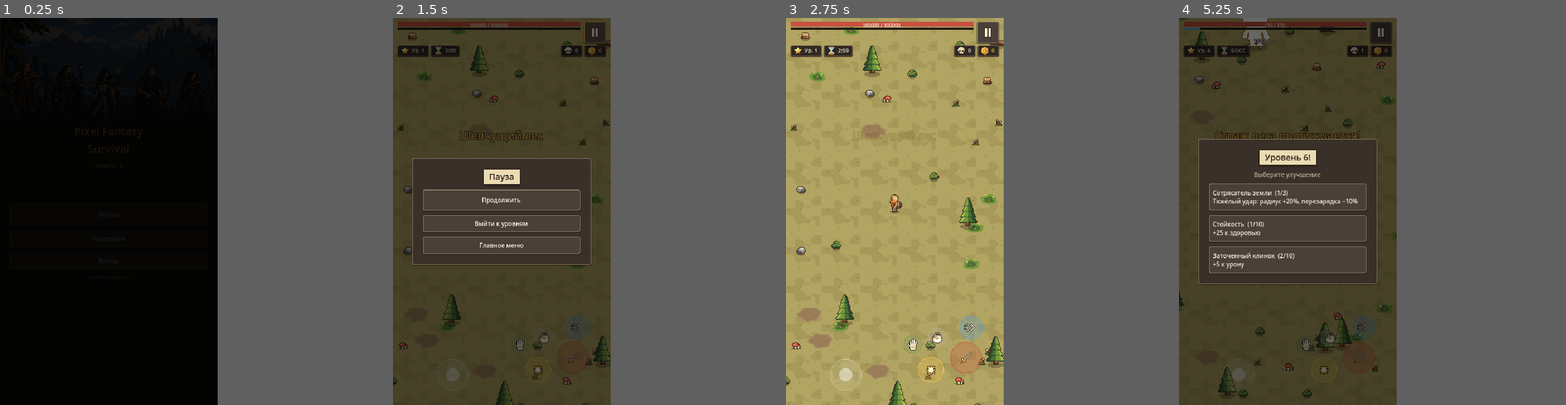
Above: before the commit, frames 1-4 (left to right).
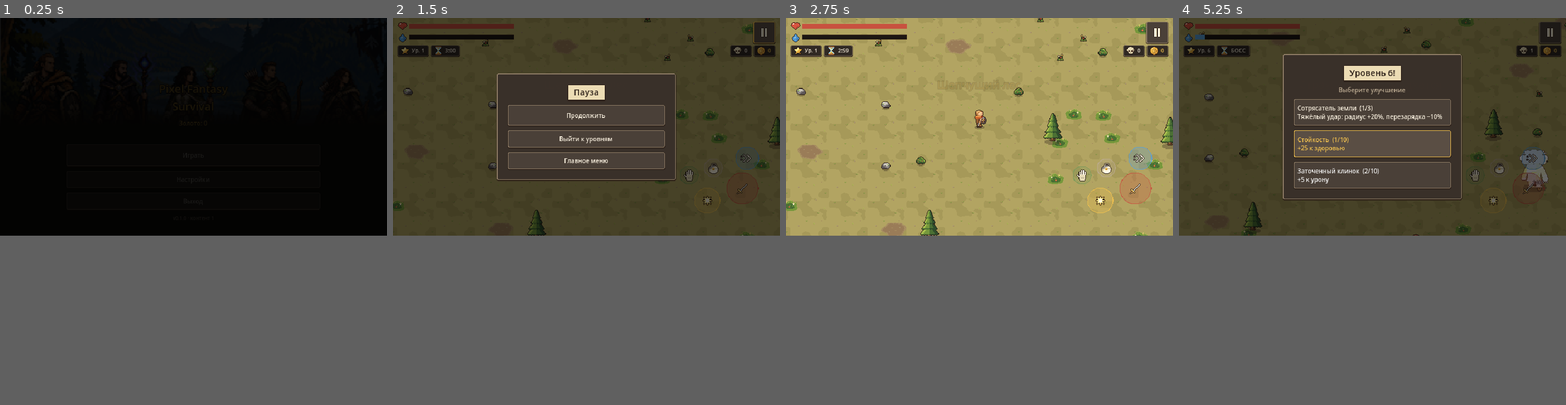
Above: after the commit, the same moments.

Repository: pavellv-github/CSP-game
Game: Godot game, scene res://tests/test_runner.tscn
Same seed, same stepped clock (60 frames per second), same inputs: the game is played once before the commit and once after it. This scene is started directly instead of the project's main scene.
Inputs (mouse positions are in pixels of both pictures, inside the frame that each line leads up to; where the layout moved, square brackets give the same spot in the first picture):
- Up to frame 1 (0.25 s): no input
- Up to frame 2 (1.5 s): click "Играть" at 0.5 s; click (601, 45) [594, 33] at 1.25 s
- Up to frame 3 (2.75 s): click "Продолжить" at 2 s
- Up to frame 4 (5.25 s): move the mouse to (1333, 192) at 2.77 s; hold D (move_right) 2.78-3.5 s; tap J (attack) at 2.85 s; click (1333, 192) at 2.92 s; tap Space at 3.02 s; drag from (1244, 230) to (1275, 288) at 3.52 s; move the mouse to (1310, 126) at 4.27 s; hold D (move_right) 4.28-5 s; tap E (interact) at 4.35 s; click (1310, 126) at 4.42 s; drag from (1275, 288) to (1221, 153) at 5.02 s
In our replay, the window is 405x720 before the commit and 720x405 after it. These sizes can differ from the game's own. Grey fills any space a smaller window leaves; there, only what the larger window draws over its background counts as a difference.

The runs differ from the first frame. In frame 2, 8.2% of the frame differs, in the area x 0-100%, y 0-100%; in frame 3, 9.6%; in frame 4, 13%, in the area x 0-100%, y 0-98%.

Commit message:
Landscape 640x360, floating stick, compact HUD bars with heart/mana icons
- Landscape orientation (sensor), viewport 640x360, menus capped to 420 px
- Joystick is invisible until touched in the bottom-left area
- Health/xp bars take 1/3 of the width, no numbers, new heart and mana icons
- Enemy spawn distance 440-500 for wider screens; health bar initial value fix
- New landscape screenshots; docs, decision record and tech debt TD-056..059
- Project rule: mechanics in Miro, visuals in Figma by groups, docs kept current

Co-Authored-By: Claude Sonnet 5.5 <noreply@anthropic.com>

Diff:
--- a/game/data/config/game_config.json
+++ b/game/data/config/game_config.json
@@ -20,8 +20,8 @@
 	},
 	"limits": {
 		"max_alive_enemies": 120,
-		"spawn_distance_min": 360,
-		"spawn_distance_max": 420
+		"spawn_distance_min": 440,
+		"spawn_distance_max": 500
 	},
 	"run": {
 		"upgrade_choices": 3,
--- a/game/project.godot
+++ b/game/project.godot
@@ -35,14 +35,14 @@
 
 [display]
 
-window/size/viewport_width=360
-window/size/viewport_height=640
-window/size/window_width_override=405
-window/size/window_height_override=720
+window/size/viewport_width=640
+window/size/viewport_height=360
+window/size/window_width_override=720
+window/size/window_height_override=405
 window/stretch/mode="viewport"
 window/stretch/aspect="expand"
 window/stretch/scale_mode="integer"
-window/handheld/orientation=1
+window/handheld/orientation=4
 
 [input_devices]
 
--- a/game/scripts/gameplay/levels/level_runner.gd
+++ b/game/scripts/gameplay/levels/level_runner.gd
@@ -22,8 +22,8 @@
 var _hp_multiplier := 1.0
 var _damage_multiplier := 1.0
 var _max_alive := 120
-var _spawn_min := 360.0
-var _spawn_max := 420.0
+var _spawn_min := 440.0
+var _spawn_max := 500.0
 var _rng := RandomNumberGenerator.new()
 
 
@@ -38,8 +38,8 @@
 	_hp_multiplier = config.get_float("balance.enemy_hp_multiplier", 1.0) * (1.0 + difficulty_steps * config.get_float("balance.difficulty_hp_step", 0.25))
 	_damage_multiplier = config.get_float("balance.enemy_damage_multiplier", 1.0) * (1.0 + difficulty_steps * config.get_float("balance.difficulty_damage_step", 0.15))
 	_max_alive = config.get_int("limits.max_alive_enemies", 120)
-	_spawn_min = config.get_float("limits.spawn_distance_min", 360.0)
-	_spawn_max = config.get_float("limits.spawn_distance_max", 420.0)
+	_spawn_min = config.get_float("limits.spawn_distance_min", 440.0)
+	_spawn_max = config.get_float("limits.spawn_distance_max", 500.0)
 	_group_timers.clear()
 	for group in level.enemy_groups:
 		_group_timers.append(0.0)
--- a/game/scripts/input/virtual_joystick.gd
+++ b/game/scripts/input/virtual_joystick.gd
@@ -1,6 +1,6 @@
 class_name VirtualJoystick
 extends Control
-## Floating joystick: appears where the finger touches inside this control's rect.
+## Floating joystick: hidden until the finger touches inside this control's rect.
 ## Uses raw touch events so it works together with other touch buttons (multitouch).
 
 @export var radius: float = 26.0
@@ -9,13 +9,10 @@
 var _touch_index: int = -1
 var _origin: Vector2 = Vector2.ZERO
 var _knob: Vector2 = Vector2.ZERO
-var _rest_position: Vector2 = Vector2.ZERO
 
 
 func _ready() -> void:
 	mouse_filter = Control.MOUSE_FILTER_IGNORE
-	_rest_position = Vector2(size.x * 0.5, size.y - radius - 24.0)
-	resized.connect(func() -> void: _rest_position = Vector2(size.x * 0.5, size.y - radius - 24.0))
 
 
 func get_vector() -> Vector2:
@@ -53,8 +50,10 @@
 
 
 func _draw() -> void:
-	var center := _origin if _touch_index != -1 else _rest_position
-	var alpha := 0.55 if _touch_index != -1 else 0.25
+	if _touch_index == -1:
+		return # invisible until touched
+	var center := _origin
+	var alpha := 0.55
 	draw_circle(center, radius, Color(1, 1, 1, alpha * 0.35))
 	draw_arc(center, radius, 0.0, TAU, 32, Color(1, 1, 1, alpha), 1.0)
 	draw_circle(center + _knob, radius * 0.42, Color(1, 1, 1, alpha + 0.2))
--- a/game/scripts/ui/game/hud.gd
+++ b/game/scripts/ui/game/hud.gd
@@ -10,7 +10,6 @@
 var router: InputRouter
 
 var _health_bar: ProgressBar
-var _health_label: Label
 var _xp_bar: ProgressBar
 var _level_label: Label
 var _timer_label: Label
@@ -30,6 +29,8 @@
 	router = input_router
 	_player = player
 	router.joystick = $Controls/Joystick as VirtualJoystick
+	# The player announced its health before the HUD existed.
+	_on_health_changed(player.health.current, player.health.max_health)
 
 
 func _ready() -> void:
@@ -76,18 +77,21 @@
 	margin.add_child(column)
 
 	var row := UiKit.hbox(6)
+	# Bars take 1/3 of the screen width: stretch ratio 1 against an empty filler of ratio 2.
 	var bars := UiKit.vbox(2)
 	bars.size_flags_horizontal = Control.SIZE_EXPAND_FILL
+	bars.size_flags_stretch_ratio = 1.0
 	_health_bar = UiKit.bar(UiKit.HEALTH, 8)
 	_health_bar.step = 0.0
-	_health_label = UiKit.label("", 8, UiKit.TEXT, HORIZONTAL_ALIGNMENT_CENTER, false)
-	_health_label.set_anchors_and_offsets_preset(Control.PRESET_FULL_RECT)
-	_health_label.vertical_alignment = VERTICAL_ALIGNMENT_CENTER
-	_health_bar.add_child(_health_label)
-	bars.add_child(_health_bar)
-	_xp_bar = UiKit.bar(UiKit.XP, 4)
-	bars.add_child(_xp_bar)
+	bars.add_child(_icon_bar("heart", _health_bar))
+	_xp_bar = UiKit.bar(UiKit.XP, 8)
+	bars.add_child(_icon_bar("mana", _xp_bar))
 	row.add_child(bars)
+	var filler := Control.new()
+	filler.size_flags_horizontal = Control.SIZE_EXPAND_FILL
+	filler.size_flags_stretch_ratio = 2.0
+	filler.mouse_filter = Control.MOUSE_FILTER_IGNORE
+	row.add_child(filler)
 	var pause := UiKit.button("II", func() -> void: router.press(InputSetup.PAUSE), 24)
 	pause.custom_minimum_size.x = 28
 	var pause_icon := _hud_icon("pause")
@@ -136,6 +140,16 @@
 	add_child(_banner)
 
 
+func _icon_bar(icon_name: String, bar: ProgressBar) -> HBoxContainer:
+	var row := UiKit.hbox(3)
+	row.mouse_filter = Control.MOUSE_FILTER_IGNORE
+	row.add_child(UiKit.icon(HUD_ICON_DIR + icon_name + ".png", 16))
+	bar.size_flags_horizontal = Control.SIZE_EXPAND_FILL
+	bar.size_flags_vertical = Control.SIZE_SHRINK_CENTER
+	row.add_child(bar)
+	return row
+
+
 func _build_controls() -> void:
 	var controls := Control.new()
 	controls.name = "Controls"
@@ -148,8 +162,8 @@
 	var joystick := VirtualJoystick.new()
 	joystick.name = "Joystick"
 	joystick.anchor_left = 0.0
-	joystick.anchor_right = 0.55
-	joystick.anchor_top = 0.55
+	joystick.anchor_right = 0.5
+	joystick.anchor_top = 0.3
 	joystick.anchor_bottom = 1.0
 	controls.add_child(joystick)
 
@@ -193,7 +207,6 @@
 		_health_tween.kill()
 	_health_tween = create_tween()
 	_health_tween.tween_property(_health_bar, "value", float(current), 0.2).set_ease(Tween.EASE_OUT)
-	_health_label.text = "%d / %d" % [current, maximum]
 
 
 func _on_xp_changed(level: int, xp_into_level: int, xp_for_next: int) -> void:
--- a/game/scripts/ui/main_menu.gd
+++ b/game/scripts/ui/main_menu.gd
@@ -45,12 +45,12 @@
 
 func _build() -> void:
 	var spacer := Control.new()
-	spacer.custom_minimum_size = Vector2(0, 150)
+	spacer.custom_minimum_size = Vector2(0, 80)
 	content.add_child(spacer)
 	content.add_child(UiKit.title(Loc.t("GAME_TITLE")))
 	content.add_child(UiKit.label(Loc.t("COMMON_GOLD") % Profile.get_gold(), 10, UiKit.ACCENT, HORIZONTAL_ALIGNMENT_CENTER))
 	var spacer2 := Control.new()
-	spacer2.custom_minimum_size = Vector2(0, 40)
+	spacer2.custom_minimum_size = Vector2(0, 12)
 	content.add_child(spacer2)
 	content.add_child(UiKit.button(Loc.t("MENU_PLAY"), func() -> void: GameStateManager.change_state(State.CHARACTER_SELECTION), 36))
 	content.add_child(UiKit.button(Loc.t("MENU_SETTINGS"), func() -> void: GameStateManager.change_state(State.SETTINGS)))
--- a/game/scripts/ui/screen.gd
+++ b/game/scripts/ui/screen.gd
@@ -1,6 +1,8 @@
 class_name Screen
 extends Control
 ## Base for full-screen menus: background, safe-area margins and a scrollable content column.
+
+const CONTENT_WIDTH := 420.0
 
 var content: VBoxContainer
 
@@ -14,8 +16,10 @@
 	var margin := MarginContainer.new()
 	margin.set_anchors_and_offsets_preset(Control.PRESET_FULL_RECT)
 	var safe := _safe_margins()
-	margin.add_theme_constant_override("margin_left", 16 + int(safe.x))
-	margin.add_theme_constant_override("margin_right", 16 + int(safe.x))
+	# Landscape: keep the content column at most CONTENT_WIDTH wide, centred.
+	var side := 16 + int(safe.x) + maxi(0, int((get_viewport_rect().size.x - CONTENT_WIDTH) * 0.5) - 16)
+	margin.add_theme_constant_override("margin_left", side)
+	margin.add_theme_constant_override("margin_right", side)
 	margin.add_theme_constant_override("margin_top", 16 + int(safe.y))
 	margin.add_theme_constant_override("margin_bottom", 16)
 	add_child(margin)
Binary file added: game/assets/ui/hud_icons/heart.png
Not shown, added: game/assets/ui/hud_icons/heart.png.import
Binary file added: game/assets/ui/hud_icons/mana.png
Not shown, added: game/assets/ui/hud_icons/mana.png.import
Not shown, changed: CLAUDE.md
Not shown, changed: README.md
Not shown, changed: docs/TECH_DEBT.md
Not shown, changed: docs/art/ART_BRIEF.md
Not shown, changed: docs/art/GENERATED_ART.md
Not shown, added: docs/decisions/2026-10-17-landscape-hud.md
Not shown, changed: docs/screenshots/01_menu.png
Not shown, changed: docs/screenshots/02_heroes.png
(and 5 more such lines)
